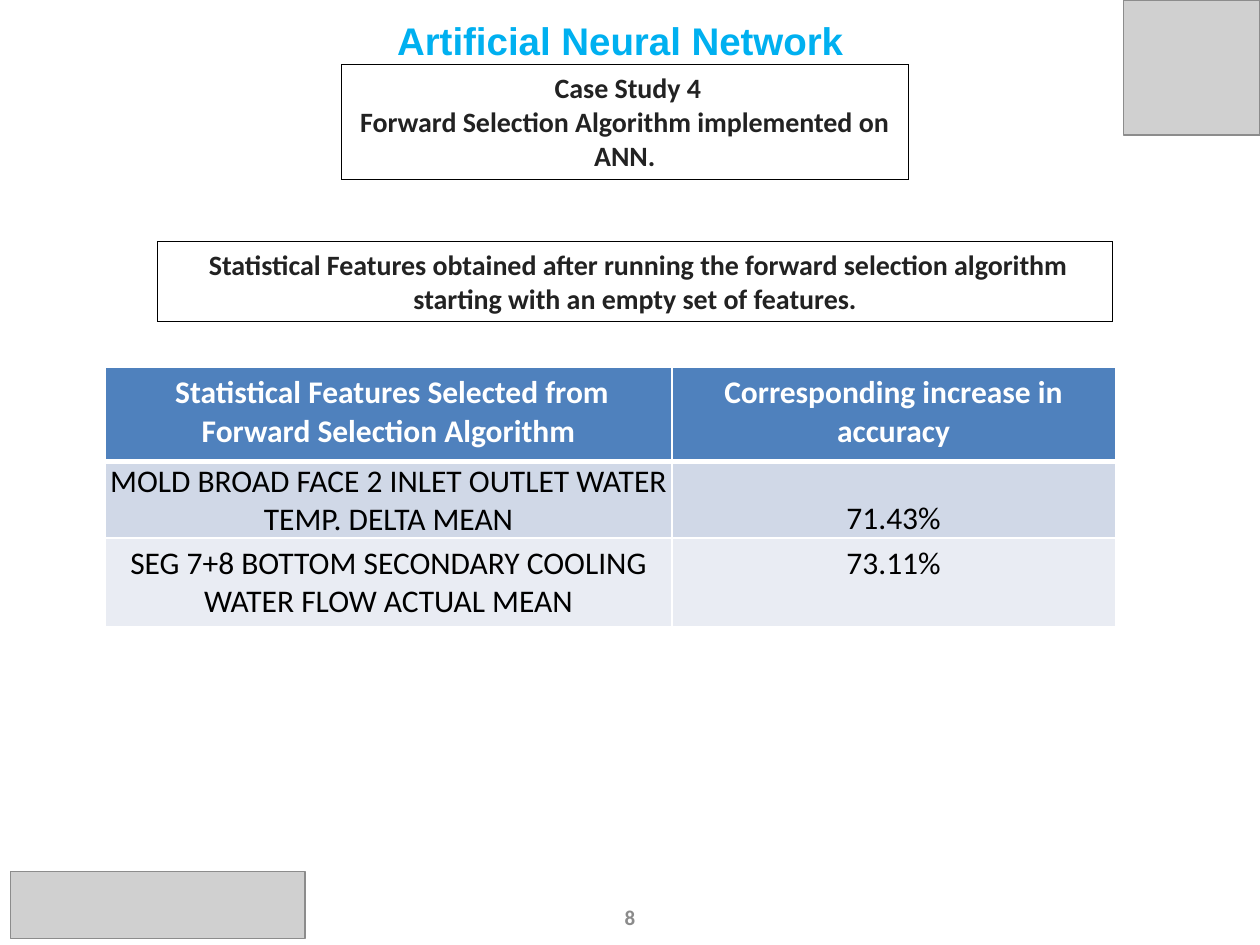
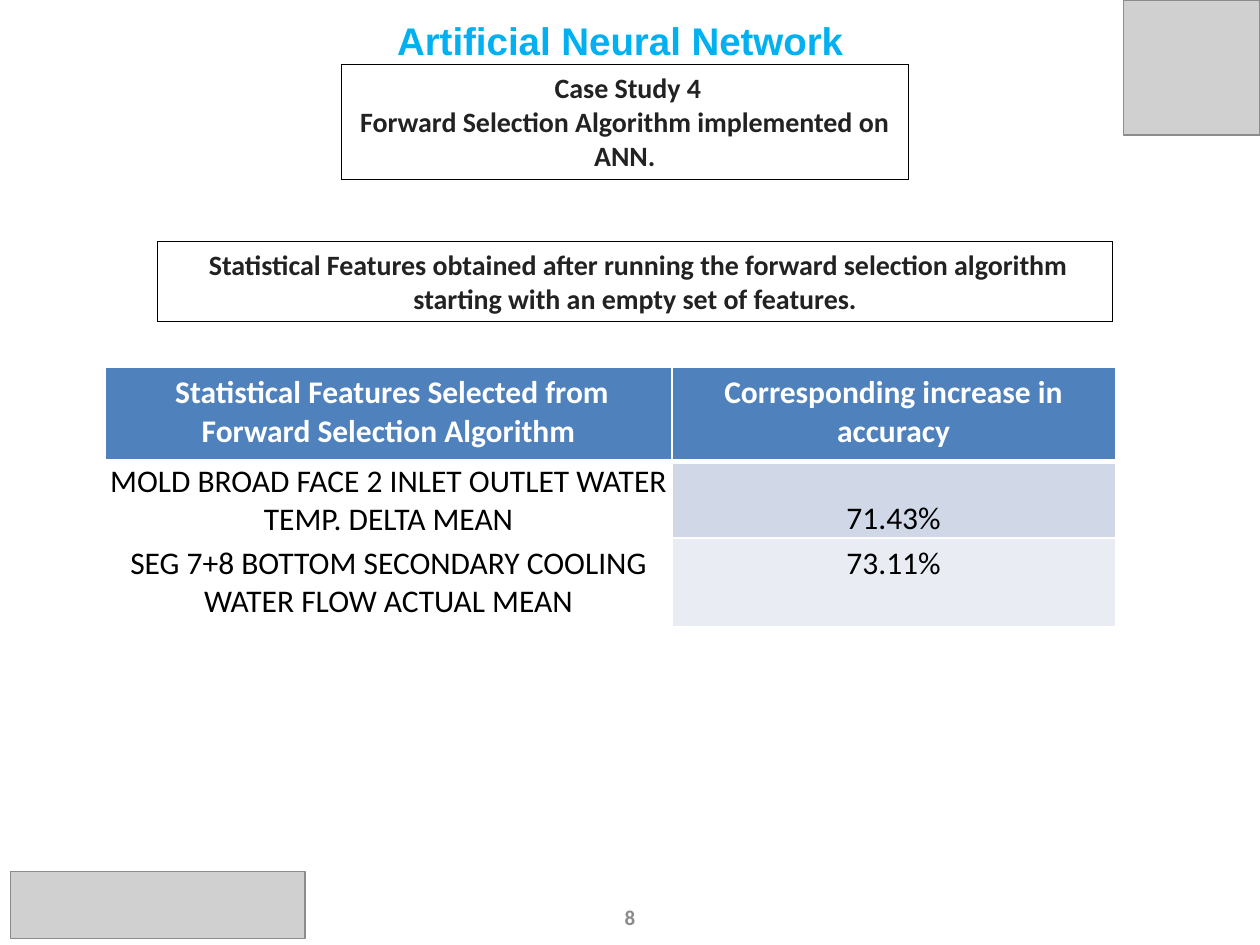
Before and after one commit to Subhigupta/Forward-Feature-Selection-Algorithm-on-AMNS-Data, a slide deck: slide 8 of ANN Update Slides June FFSA Updated.pptx. Drawn at 1260x945 pixels with LibreOffice and Linux fonts; fonts in the diff are those of the drawing; grey boxes stand for pictures. Boxes give left, top, right and bottom in pixels: in the first picture for what was removed or moved away, otherwise in the second. Text is boxed around its words. In the diff, an @@ line names an element or a change of style, - is before the commit and + after.

```diff
--- a/ANN Update Slides June FFSA Updated.pptx
+++ b/ANN Update Slides June FFSA Updated.pptx
@@ table at (x1=105, y1=368, x2=1115, y2=626) @@
@@ fill #D0D8E8 to #FFFFFF in row 2, column 1 @@
@@ fill #E9EDF4 to #FFFFFF in row 3, column 1 @@
```
Also in this commit, not shown: 6 other slides changed, 4 slides added, 29 other files.
